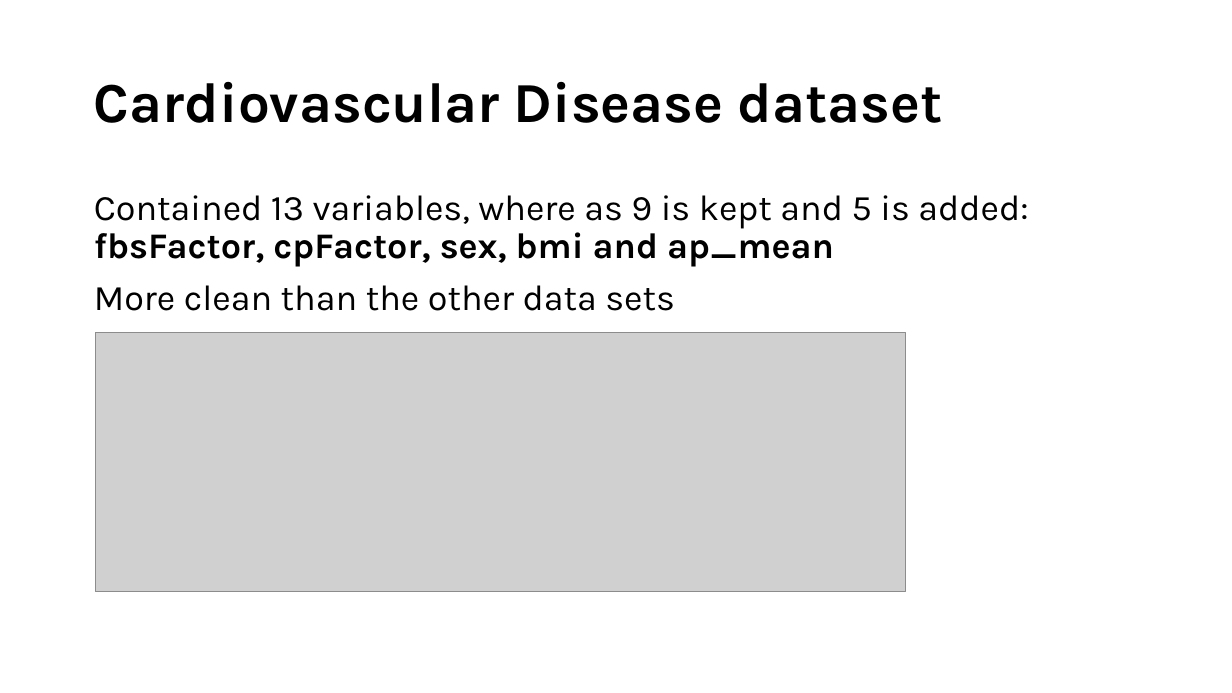
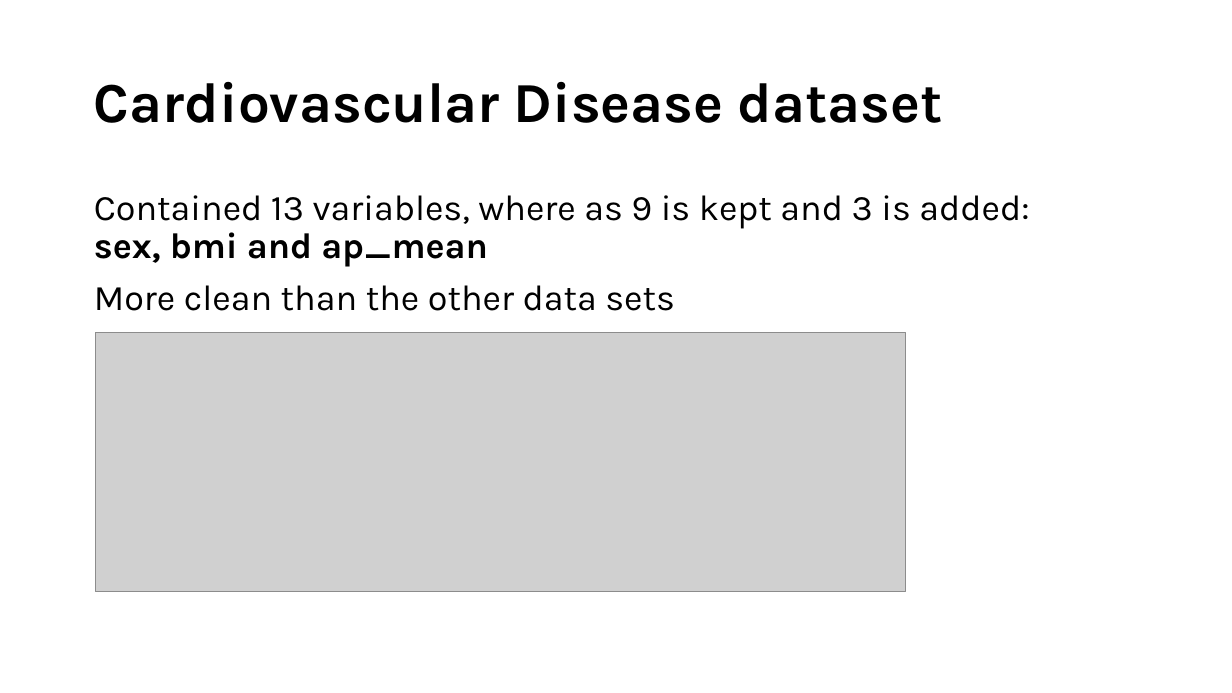
Before and after one commit to CathrineLind/shiny-CVD, a slide deck: slide 5 of Connecting non-data Literate Stakeholders to Data using R.pptx. Drawn at 1232x693 pixels with LibreOffice and Linux fonts; fonts in the diff are those of the drawing; grey boxes stand for pictures. Boxes give left, top, right and bottom in pixels: in the first picture for what was removed or moved away, otherwise in the second. Text is boxed around its words. In the diff, an @@ line names an element or a change of style, - is before the commit and + after.

```diff
--- a/Connecting non-data Literate Stakeholders to Data using R.pptx
+++ b/Connecting non-data Literate Stakeholders to Data using R.pptx
@@ text at bbox=[94, 195, 1029, 267]: text changed @@
-Contained 13 variables, where as 9 is kept and 5 is added:
-fbsFactor, cpFactor, sex, bmi and ap_mean
+Contained 13 variables, where as 9 is kept and 3 is added:
+sex, bmi and ap_mean
```
Also in this commit, not shown: 13 other slides changed, 3 slides added, 9 other files.
